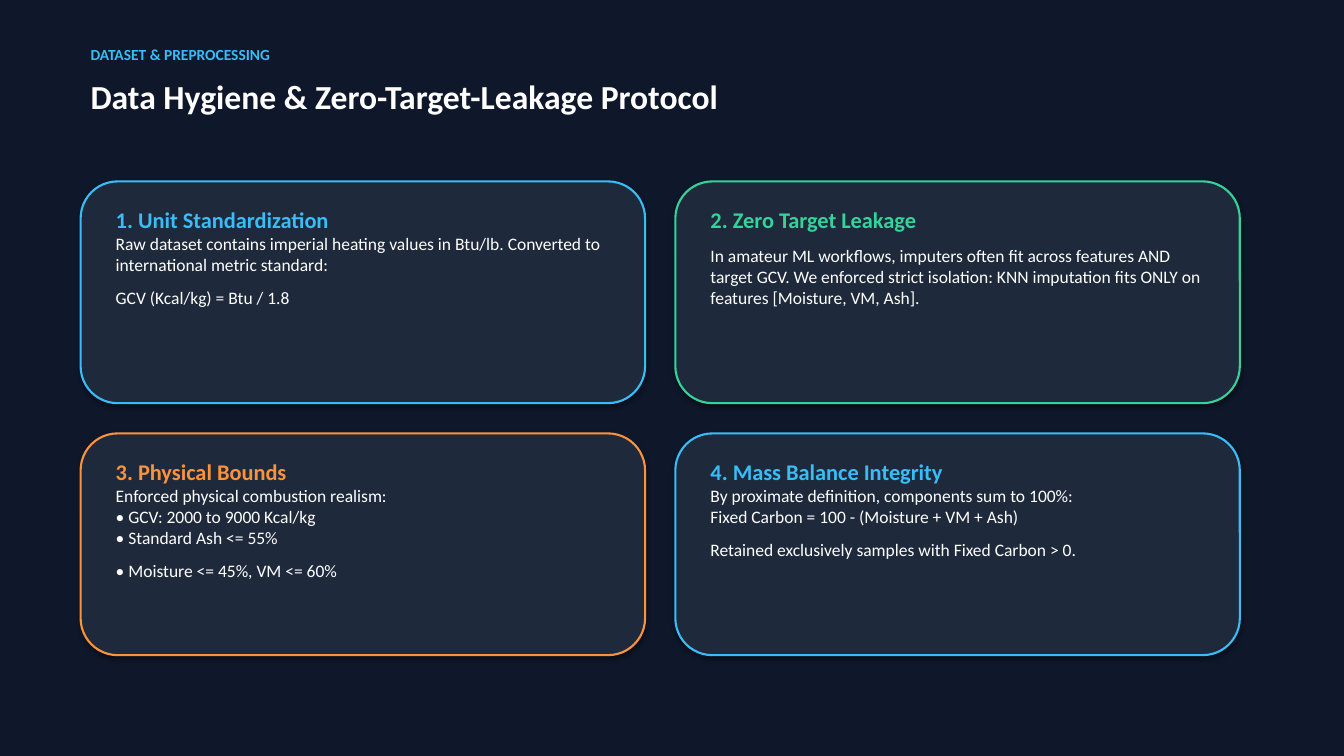
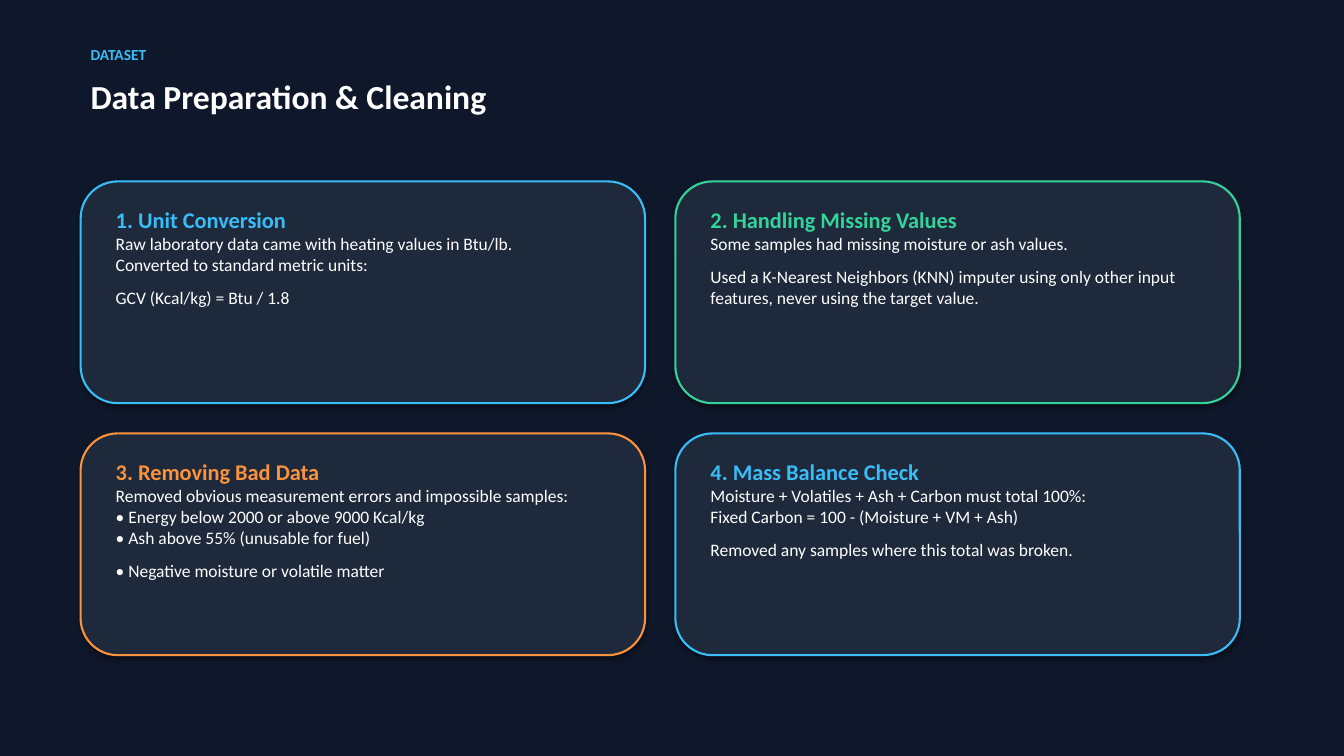
Before and after one commit to anurag-mitti/gcv_predictor, a slide deck: slide 3 of Coal_GCV_Prediction_Presentation.pptx. Drawn at 1344x756 pixels with LibreOffice and Linux fonts; fonts in the diff are those of the drawing. Boxes give left, top, right and bottom in pixels: in the first picture for what was removed or moved away, otherwise in the second. Text is boxed around its words. In the diff, an @@ line names an element or a change of style, - is before the commit and + after.

Commit message:
Simplify slide language and balance architecture diagram left-to-right

```diff
--- a/Coal_GCV_Prediction_Presentation.pptx
+++ b/Coal_GCV_Prediction_Presentation.pptx
@@ text at <box>91,50,147,60</box>: text changed @@
-DATASET & PREPROCESSING
+DATASET
@@ text at <box>91,85,486,115</box>: text changed @@
-Data Hygiene & Zero-Target-Leakage Protocol
+Data Preparation & Cleaning
@@ text at <box>116,212,512,526</box>: text changed @@
-1. Unit Standardization
-Raw dataset contains imperial heating values in Btu/lb. Converted to international metric standard:
-GCV (Kcal/kg) = Btu / 1.8
+1. Unit Conversion
+Raw laboratory data came with heating values in Btu/lb.
+Converted to standard metric units:
+GCV (Kcal/kg) = Btu / 1.8
@@ text at <box>710,212,1175,307</box>: text changed @@
-2. Zero Target Leakage
-In amateur ML workflows, imputers often fit across features AND target GCV. We enforced strict isolation: KNN imputation fits ONLY on features [Moisture, VM, Ash].
+2. Handling Missing Values
+Some samples had missing moisture or ash values.
+Used a K-Nearest Neighbors (KNN) imputer using only other input features, never using the target value.
@@ text at <box>116,464,569,580</box>: text changed @@
-3. Physical Bounds
-Enforced physical combustion realism:
-• GCV: 2000 to 9000 Kcal/kg
-• Standard Ash <= 55%
-• Moisture <= 45%, VM <= 60%
+3. Removing Bad Data
+Removed obvious measurement errors and impossible samples:
+• Energy below 2000 or above 9000 Kcal/kg
+• Ash above 55% (unusable for fuel)
+• Negative moisture or volatile matter
@@ text at <box>710,464,1086,559</box>: text changed @@
-4. Mass Balance Integrity
-By proximate definition, components sum to 100%:
-Fixed Carbon = 100 - (Moisture + VM + Ash)
-Retained exclusively samples with Fixed Carbon > 0.
+4. Mass Balance Check
+Moisture + Volatiles + Ash + Carbon must total 100%:
+Fixed Carbon = 100 - (Moisture + VM + Ash)
+Removed any samples where this total was broken.
```
Also in this commit, not shown: 9 other slides changed, 1 slide added, 1 slide removed, 3 other files.
